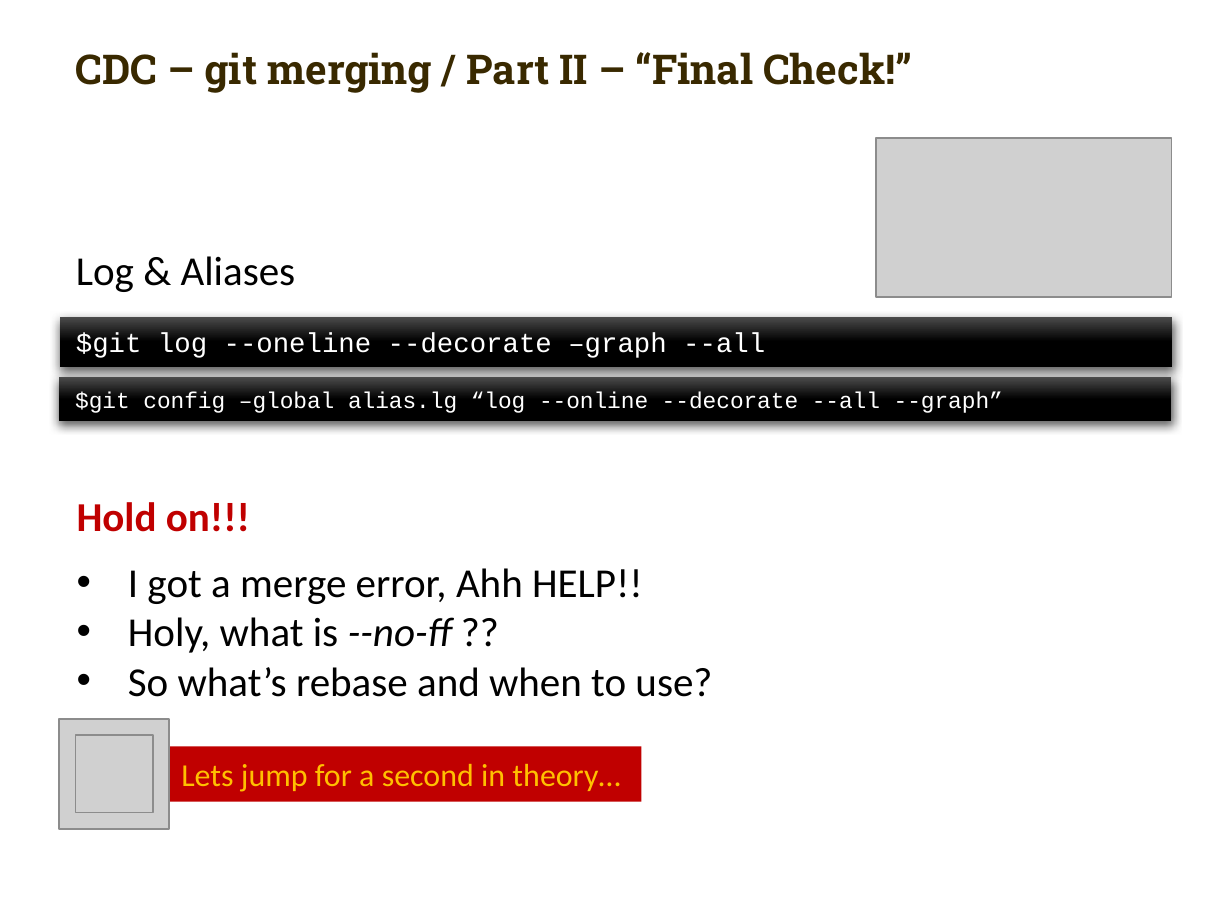
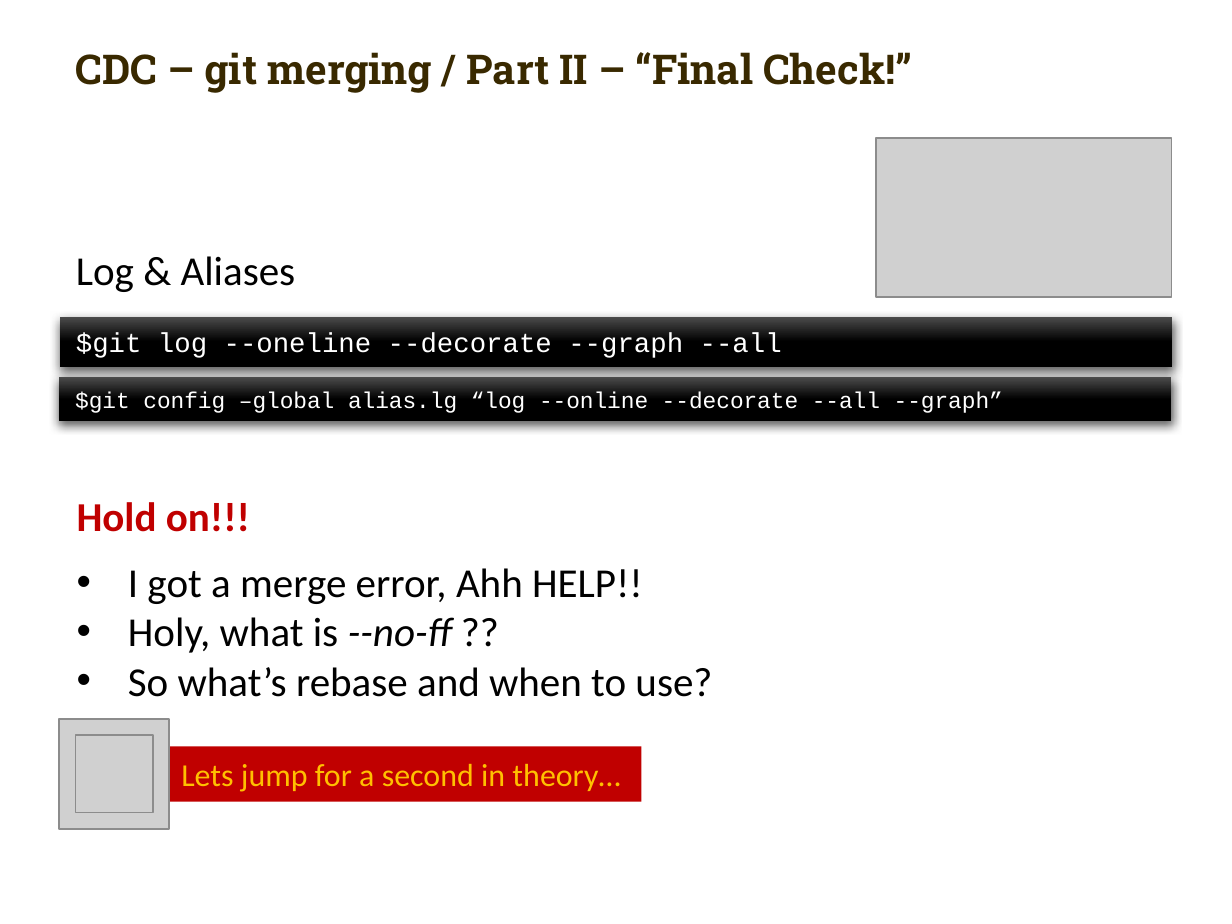
Before and after one commit to carlmitrais/wisdom, a slide deck: slide 10 of cdc_git_ws1.pptx. Drawn at 1232x924 pixels with LibreOffice and Linux fonts; fonts in the diff are those of the drawing; grey boxes stand for pictures; background and template pictures are left out. Boxes give left, top, right and bottom in pixels: in the first picture for what was removed or moved away, otherwise in the second. Text is boxed around its words. In the diff, an @@ line names an element or a change of style, - is before the commit and + after.

```diff
--- a/cdc_git_ws1.pptx
+++ b/cdc_git_ws1.pptx
@@ text in rectangle at (x1=76, y1=333, x2=782, y2=358): text changed @@
-$git log --oneline --decorate –graph --all
+$git log --oneline --decorate --graph --all
```
Also in this commit, not shown: 1 other slide changed.
